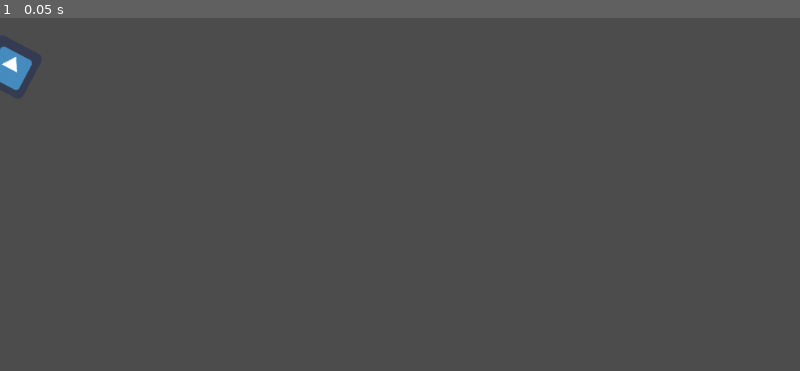
Above: before the commit, frame 1.
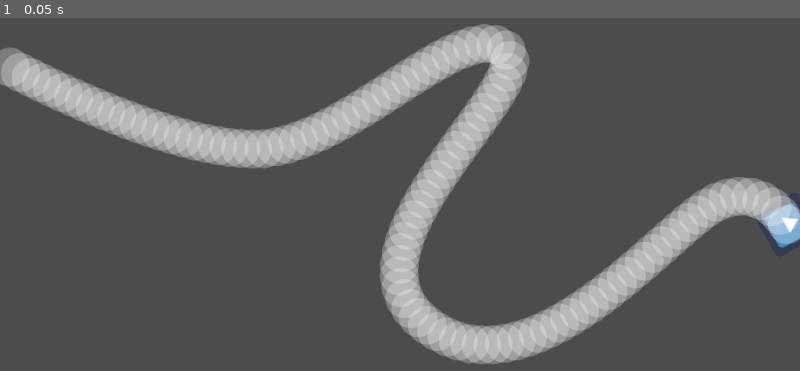
Above: after the commit, the same moment.

Repository: toimisto/ld46
Game: Godot game, scene res://scenes/TowerDefence/TowerDefence.tscn
The game is run twice, just before and just after one commit, with the same random seed, the same clock (stepped at 60 frames per second) and the same inputs. The project has no main scene, so this scene is started directly. The engine's default icon, where the game draws it, is replaced by a stand-in: a white triangle on a blue panel in a dark square.
Inputs:
- Up to frame 1 (0.05 s): no input

The runs differ from the first frame. In frame 1, 18% of the frame differs, in the area x 0-100%, y 1-99%.

Commit message:
added path

Diff:
--- a/scenes/TowerDefence/Level001.tscn
+++ b/scenes/TowerDefence/Level001.tscn
@@ -4,7 +4,7 @@
 
 [sub_resource type="Curve2D" id=1]
 _data = {
-"points": PoolVector2Array( 0, 0, 0, 0, 13, 127, 0, 0, 0, 0, 13, 127, -115, 4, 115, -4, 331, 232, -58, -40, 58, 40, 556, 176, -135, -100, 135, 100, 547, 458, -63, 31, 63, -31, 916, 301, 0, 0, 0, 0, 1010, 333 )
+"points": PoolVector2Array( 0, 0, 0, 0, 13, 127, 0, 0, 0, 0, 13, 127, -115, 4, 115, -4, 331, 232, -58, -40, 58, 40, 645, 103, -135, -100, 135, 100, 547, 458, -63, 31, 63, -31, 916, 301, 0, 0, 0, 0, 1010, 333 )
 }
 
 [node name="Level001" type="Node2D"]
--- a/scenes/TowerDefence/PathBlock.tscn
+++ b/scenes/TowerDefence/PathBlock.tscn
@@ -5,4 +5,5 @@
 [node name="PathBlock" type="Node2D"]
 
 [node name="Sprite" type="Sprite" parent="."]
+scale = Vector2( 0.5, 0.5 )
 texture = ExtResource( 1 )
--- a/scenes/TowerDefence/TowerDefence.tscn
+++ b/scenes/TowerDefence/TowerDefence.tscn
@@ -1,6 +1,8 @@
-[gd_scene load_steps=2 format=2]
+[gd_scene load_steps=3 format=2]
 
 [ext_resource path="res://scripts/TowerDefence/TowerDefence.gd" type="Script" id=1]
+[ext_resource path="res://scenes/TowerDefence/PathBlock.tscn" type="PackedScene" id=2]
 
 [node name="TowerDefence" type="Node2D"]
 script = ExtResource( 1 )
+PathBlock = ExtResource( 2 )
--- a/scripts/TowerDefence/TowerDefence.gd
+++ b/scripts/TowerDefence/TowerDefence.gd
@@ -21,6 +21,12 @@
     level = level_resource.instance()
     add_child(level)
     var path = level.get_node("MobPath")
+    var follow = level.get_node("MobPath/PathFollow")
+    print(follow)
     var level_length = path.get_curve().get_baked_length()
     for i in range(level_length):
-        print(i)
+        if i%15 == 0:
+            follow.offset = i
+            var block = PathBlock.instance()
+            block.position = follow.position
+            add_child(block)
